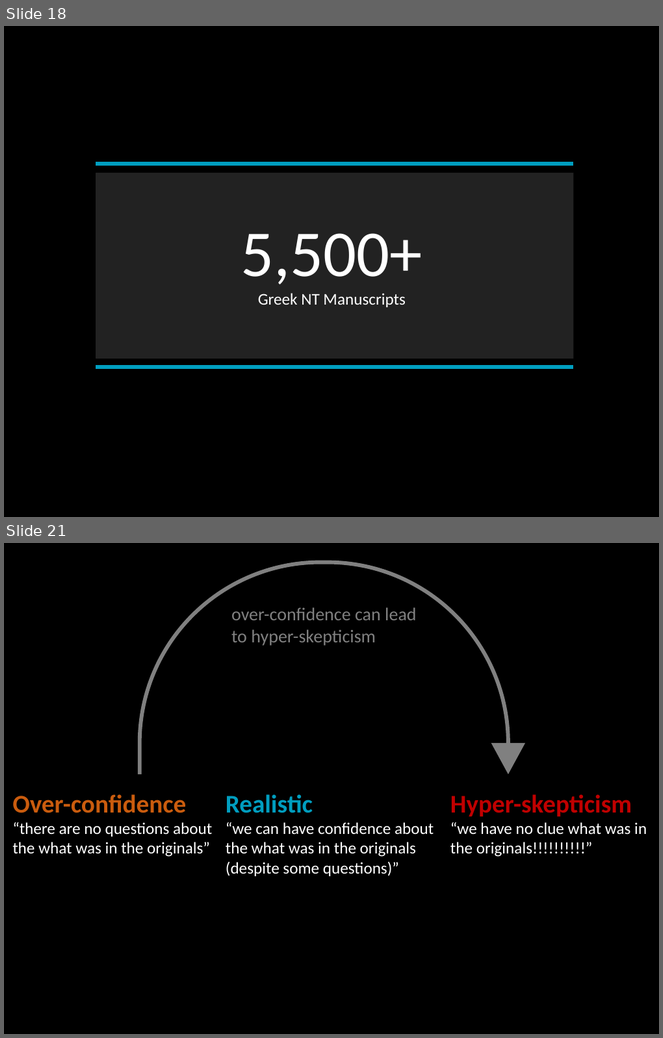
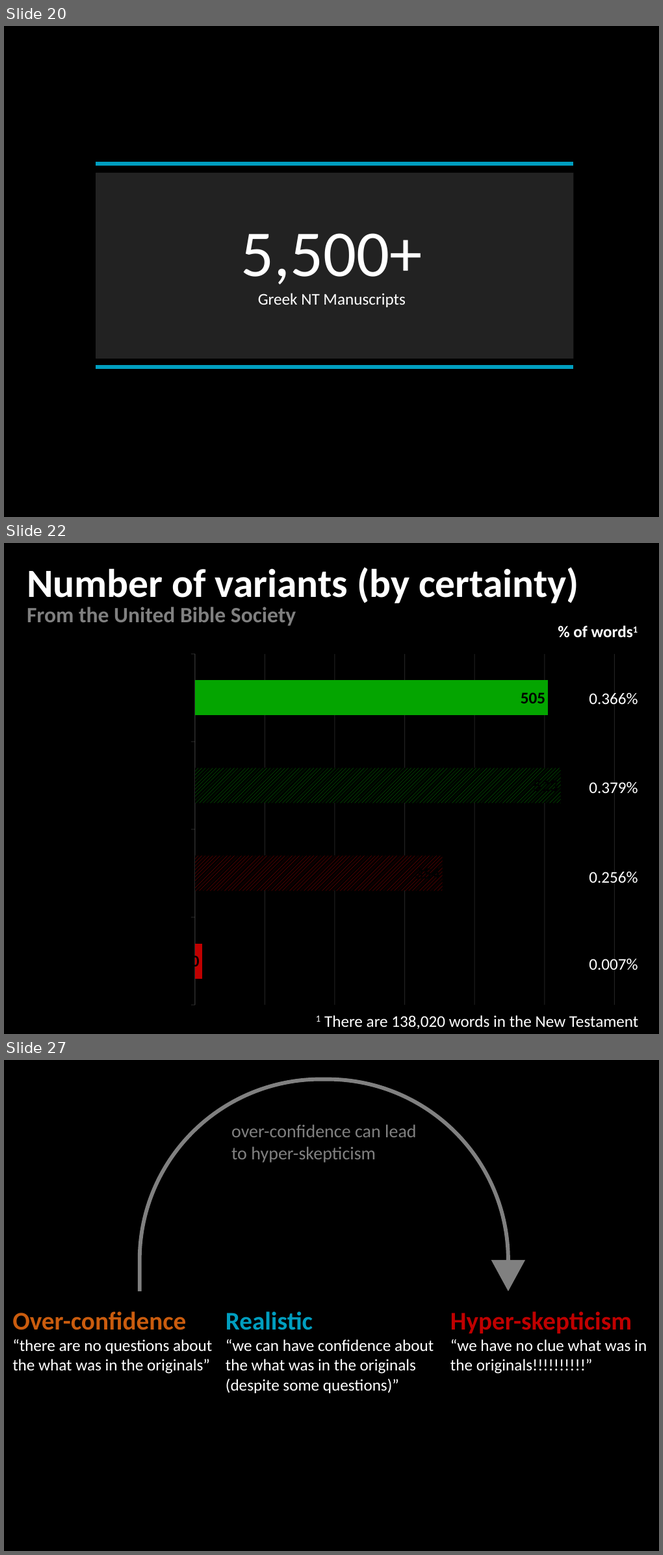
Before and after one commit to LukeMurphey/Ai1L, a slide deck: companion-website/public/files/22. Is the New Testament Corrupted.pptx. Shown one above the other, each under a label of ours: slides 18 and 21 before the commit, slides 20, 22 and 27 after it; the slides between them are not shown. The pictures are 663x1038 and 663x1555 pixels, drawn with LibreOffice and Linux fonts; fonts in the diff are those of the drawing. Boxes give left, top, right and bottom in pixels: in the first picture for what was removed or moved away, otherwise in the second. Text is boxed around its words. In the diff, an @@ line names an element or a change of style, - is before the commit and + after.

```diff
--- a/companion-website/public/files/22. Is the New Testament Corrupted.pptx
+++ b/companion-website/public/files/22. Is the New Testament Corrupted.pptx
@@ slide 22 added at box(4, 543, 659, 1034), background #000000 @@
@@ text added at box(27, 567, 579, 603), 44 pt, text #FFFFFF, bold @@
+Number of variants (by certainty)
@@ text added at box(27, 607, 296, 626), 24 pt, text #808080, bold @@
+From the United Bible Society
@@ bar chart added at box(36, 646, 627, 1012) @@
+categories: Great difficulty (D), Difficult to decide (C), Almost Certain (B), Certain (A)
+Series 1: 10, 354, 523, 505
@@ group added at box(316, 626, 638, 1029): 6 texts @@
+0.366%
+0.379%
+0.007%
+0.256%
+% of words1
+1 There are 138,020 words in the New Testament
@@ what was slide 18 is now slide 20 @@
@@ what was slide 21 is now slide 27 @@
```
Also in this commit, not shown: 10 slides changed, 5 other slides added, 1 other file.
